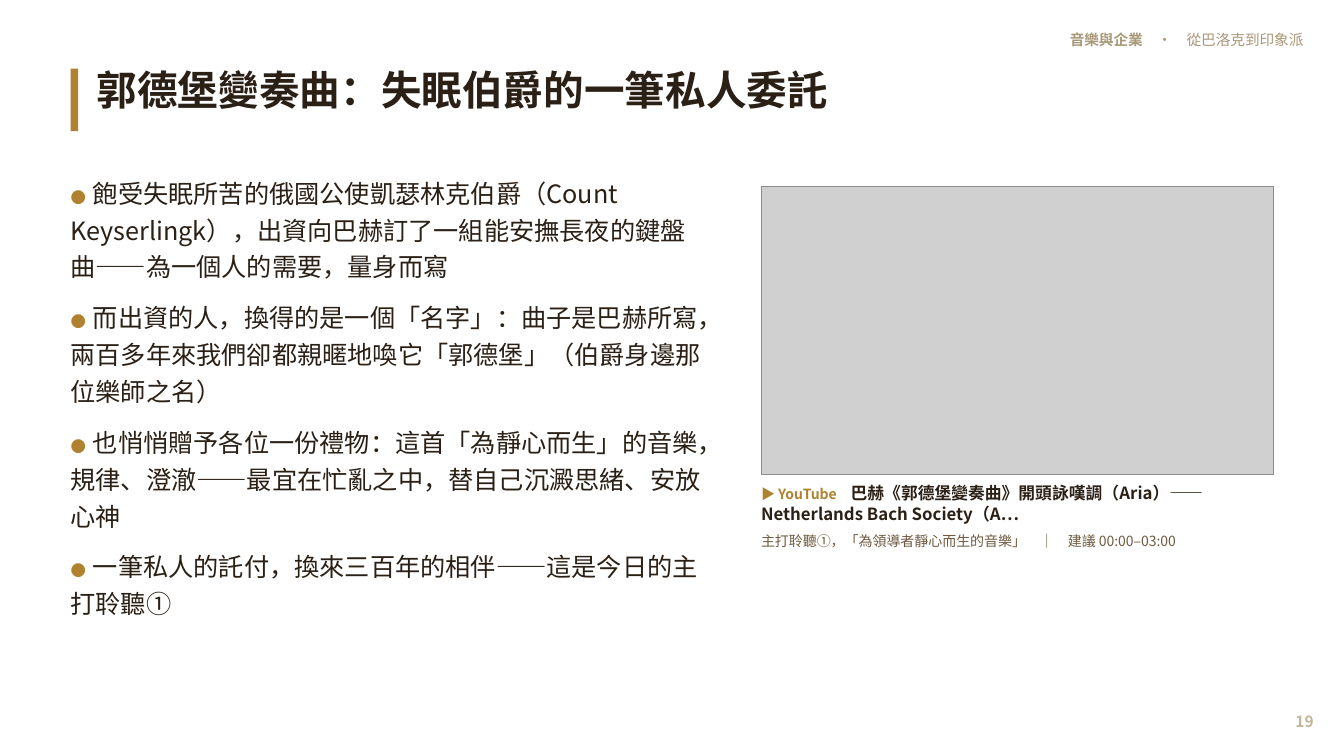
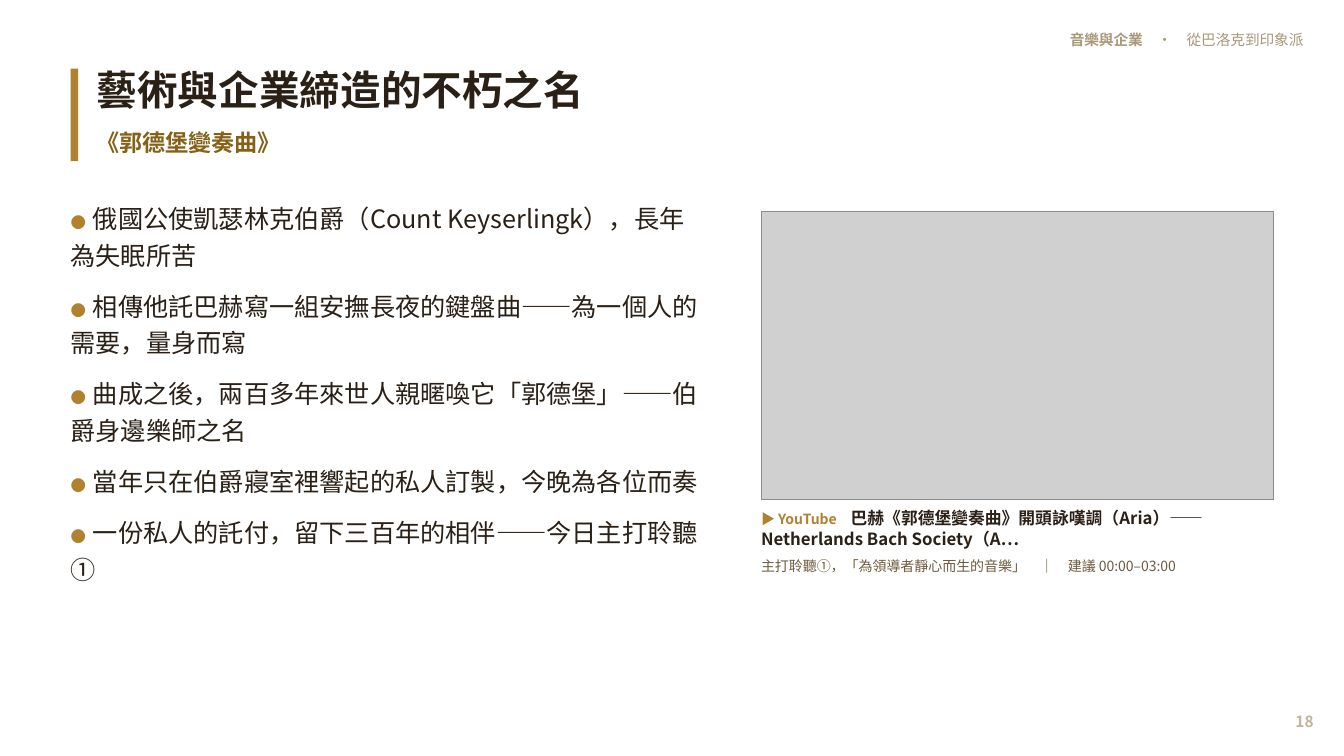
Before and after one commit to kblab2024/music-business-lecture, a slide deck: slide 18 of docs/downloads/音樂與企業-投影片.pptx (slide 19 before the commit). Drawn at 1344x756 pixels with LibreOffice and Linux fonts; fonts in the diff are those of the drawing; grey boxes stand for pictures. Boxes give left, top, right and bottom in pixels: in the first picture for what was removed or moved away, otherwise in the second. Text is boxed around its words. In the diff, an @@ line names an element or a change of style, - is before the commit and + after.

```diff
--- a/docs/downloads/音樂與企業-投影片.pptx
+++ b/docs/downloads/音樂與企業-投影片.pptx
@@ rectangle: place and size @@
-rectangle at [71,69,78,131]
+rectangle at [71,69,78,161]
@@ text at [97,70,584,153]: text changed @@
-郭德堡變奏曲：失眠伯爵的一筆私人委託
+藝術與企業締造的不朽之名
+《郭德堡變奏曲》
@@ text at [71,206,698,581]: text changed @@
-● 飽受失眠所苦的俄國公使凱瑟林克伯爵（Count Keyserlingk），出資向巴赫訂了一組能安撫長夜的鍵盤曲——為一個人的需要，量身而寫
-● 而出資的人，換得的是一個「名字」：曲子是巴赫所寫，兩百多年來我們卻都親暱地喚它「郭德堡」（伯爵身邊那位樂師之名）
-● 也悄悄贈予各位一份禮物：這首「為靜心而生」的音樂，規律、澄澈——最宜在忙亂之中，替自己沉澱思緒、安放心神
-● 一筆私人的託付，換來三百年的相伴——這是今日的主打聆聽①
+● 俄國公使凱瑟林克伯爵（Count Keyserlingk），長年為失眠所苦
+● 相傳他託巴赫寫一組安撫長夜的鍵盤曲——為一個人的需要，量身而寫
+● 曲成之後，兩百多年來世人親暱喚它「郭德堡」——伯爵身邊樂師之名
+● 當年只在伯爵寢室裡響起的私人訂製，今晚為各位而奏
+● 一份私人的託付，留下三百年的相伴——今日主打聆聽①
@@ picture: place and size @@
-picture at [761,187,1273,475]
+picture at [761,212,1273,500]
@@ text "▶ YouTube 巴赫《郭德堡變奏曲》開頭詠嘆調（Aria）——Netherlands Bach Society（A…": place and size @@
-text "▶ YouTube 巴赫《郭德堡變奏曲》開頭詠嘆調（Aria）——Netherlands Bach Society（A…" at [761,484,1203,547]
+text "▶ YouTube 巴赫《郭德堡變奏曲》開頭詠嘆調（Aria）——Netherlands Bach Society（A…" at [761,509,1203,572]
```
Also in this commit, not shown: 52 other slides changed, 3 slides added, 4 slides removed, 9 other files.
